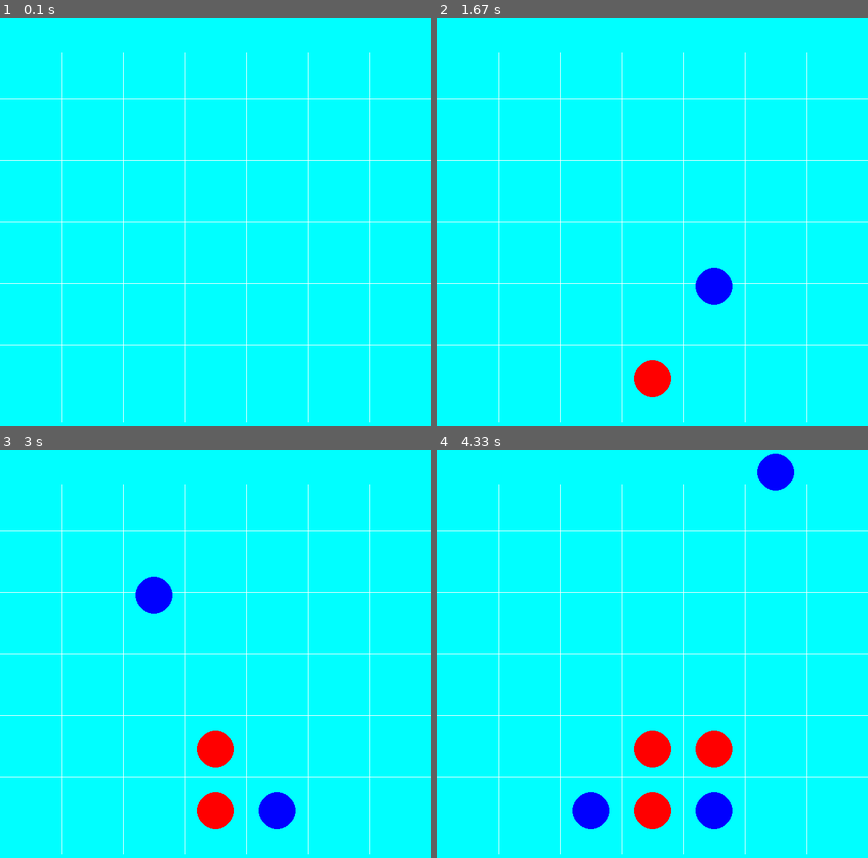
Above: before the commit, frames 1-4 (two rows, left to right).
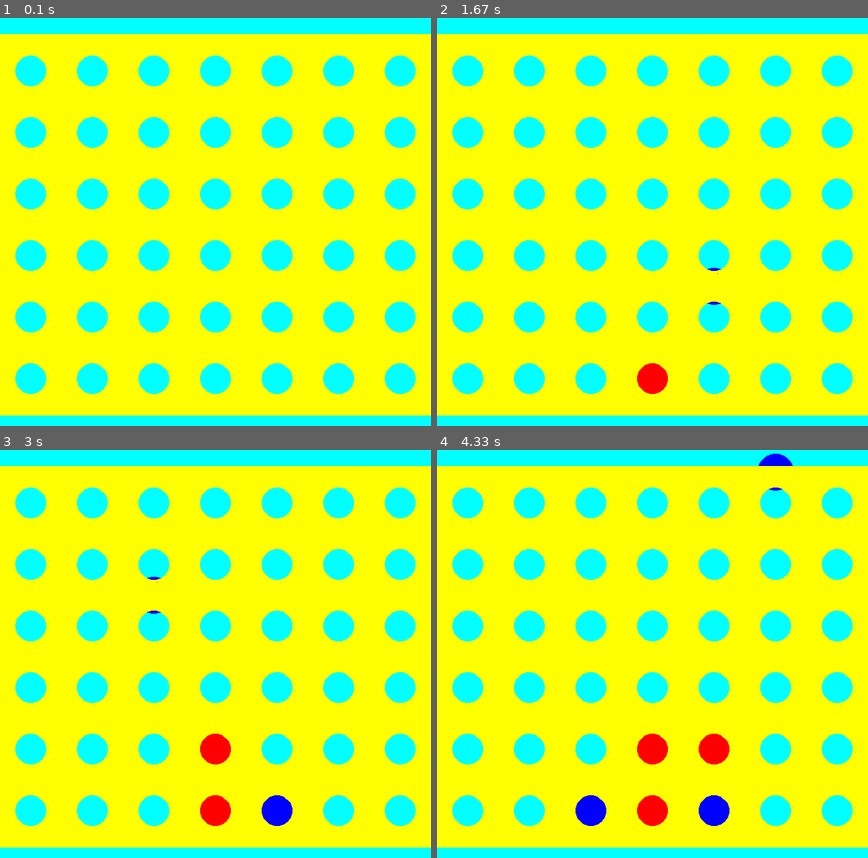
Above: after the commit, the same moments.

Repository: daniil-oliynyk/CSC290-Project
Game: pygame game, started from Main.py
The game is run twice, just before and just after one commit, with the same random seed, the same clock (stepped at 60 frames per second) and the same inputs.
Inputs (mouse positions are in pixels of both pictures, inside the frame that each line leads up to):
- Up to frame 1 (0.1 s): no input
- Up to frame 2 (1.67 s): click (652, 238) at 0.4 s; click (717, 66) at 1.23 s
- Up to frame 3 (3 s): click (193, 796) at 1.9 s; click (155, 568) at 2.73 s
- Up to frame 4 (4.33 s): click (743, 584) at 3.63 s; click (751, 547) at 4.3 s

The runs differ from the first frame. In frame 1, 76% of the frame differs, in the area x 0-100%, y 3-100%; in frame 2, 76%; in frame 3, 76%; in frame 4, 76%.

Commit message:
Made gameboard look more like an actual connect four board

Diff:
--- a/View.py
+++ b/View.py
@@ -10,21 +10,9 @@
         """
         Display all the game board data on the pygame view.
         """
+        yellow = (255, 255, 0)
         #background is a light blue
         self.win.fill((0,255,255))
-        #vertical lines
-        self.pygame.draw.line(self.win,(255,255,255), (100,100),(100,700))
-        self.pygame.draw.line(self.win,(255,255,255), (200,100),(200,700))
-        self.pygame.draw.line(self.win,(255,255,255), (300,100),(300,700))
-        self.pygame.draw.line(self.win,(255,255,255), (400,100),(400,700))
-        self.pygame.draw.line(self.win,(255,255,255), (500,100),(500,700))
-        self.pygame.draw.line(self.win,(255,255,255), (600,100),(600,700))
-        #horizontal lines
-        self.pygame.draw.line(self.win,(255,255,255), (0,175), (700,175))
-        self.pygame.draw.line(self.win,(255,255,255), (0,275), (700,275))
-        self.pygame.draw.line(self.win,(255,255,255), (0,375), (700,375))
-        self.pygame.draw.line(self.win,(255,255,255), (0,475), (700,475))
-        self.pygame.draw.line(self.win,(255,255,255), (0,575), (700,575))
 
         #Draw all the disks from the board on the pygame view
         for col in game_board:
@@ -32,4 +20,61 @@
                 if disk != None:
                     disk.draw()
 
+
+        #graphics for the connect four gameboard
+        #vertical lines
+        self.pygame.draw.rect(self.win, yellow , pygame.Rect(0,80, 20, 600), 0)
+        self.pygame.draw.rect(self.win, yellow , pygame.Rect(80,80, 40, 600), 0)
+        #self.pygame.draw.line(self.win,(255,255,255), (100,100),(100,700))
+        self.pygame.draw.rect(self.win, yellow, pygame.Rect(180,80, 40, 600), 0)
+        #self.pygame.draw.line(self.win,(255,255,255), (200,100),(200,700))
+        self.pygame.draw.rect(self.win, yellow, pygame.Rect(280,80, 40, 600), 0)
+        #self.pygame.draw.line(self.win,(255,255,255), (300,100),(300,700))
+        self.pygame.draw.rect(self.win, yellow, pygame.Rect(380,80, 40, 600), 0)
+        #self.pygame.draw.line(self.win,(255,255,255), (400,100),(400,700))
+        self.pygame.draw.rect(self.win, yellow, pygame.Rect(480,80, 40, 600), 0)
+        #self.pygame.draw.line(self.win,(255,255,255), (500,100),(500,700))
+        self.pygame.draw.rect(self.win, yellow, pygame.Rect(580,80, 40, 600), 0)
+        #self.pygame.draw.line(self.win,(255,255,255), (600,100),(600,700))
+        self.pygame.draw.rect(self.win, yellow, pygame.Rect(680,80, 40, 600), 0)
+
+        #horizontal lines
+
+        self.pygame.draw.rect(self.win, yellow, pygame.Rect(0,70, 700, 30), 0)
+        self.pygame.draw.rect(self.win, yellow, pygame.Rect(0,160, 700, 40), 0)
+        #self.pygame.draw.line(self.win,(255,255,255), (0,170), (700,175))
+        self.pygame.draw.rect(self.win, yellow, pygame.Rect(0,260, 700, 40), 0)
+        #self.pygame.draw.line(self.win,(255,255,255), (0,270), (700,275))
+        self.pygame.draw.rect(self.win, yellow, pygame.Rect(0,360, 700, 40), 0)
+        #self.pygame.draw.line(self.win,(255,255,255), (0,370), (700,375))
+        self.pygame.draw.rect(self.win, yellow, pygame.Rect(0,460, 700, 40), 0)
+        #self.pygame.draw.line(self.win,(255,255,255), (0,475), (700,475))
+        self.pygame.draw.rect(self.win, yellow, pygame.Rect(0,560, 700, 40), 0)
+        #self.pygame.draw.line(self.win,(255,255,255), (0,575), (700,575))
+        self.pygame.draw.rect(self.win, yellow, pygame.Rect(0,660, 700, 30), 0)
+
+        #circles
+        for i in range(6):
+            for j in range(7):
+                pygame.draw.circle(self.win, yellow, (100* j + 50, 100*i + 130), 30, 5)
+        #pygame.draw.circle(self.win, yellow, (450, 530), 30, 5)
+        #Triangles to fill in the gaps between the circls and rectangles
+        for i in range(6):
+            for j in range(7):
+                pygame.draw.polygon(self.win, yellow, [(100*j + 20, 100*i + 100),\
+                                                        (100*j + 45, 100*i + 100), (100*j + 20, 100*i + 124)])
+        for i in range(6):
+            for j in range(7):
+                pygame.draw.polygon(self.win, yellow, [(100*j + 54, 100*i + 100),\
+                                                        (100*j + 80, 100*i + 100), (100*j + 80, 100*i + 124)])
+        for i in range(6):
+            for j in range(7):
+                pygame.draw.polygon(self.win, yellow, [(100*j + 20, 100*i + 135),\
+                                                        (100*j + 45, 100*i + 160), (100*j + 20, 100*i + 160)])
+        for i in range(6):
+            for j in range(7):
+                pygame.draw.polygon(self.win, yellow, [(100*j + 80, 100*i + 135),\
+                                                        (100*j + 55, 100*i + 160), (100*j + 80, 100*i + 160)])
+
+
         self.pygame.display.update()
